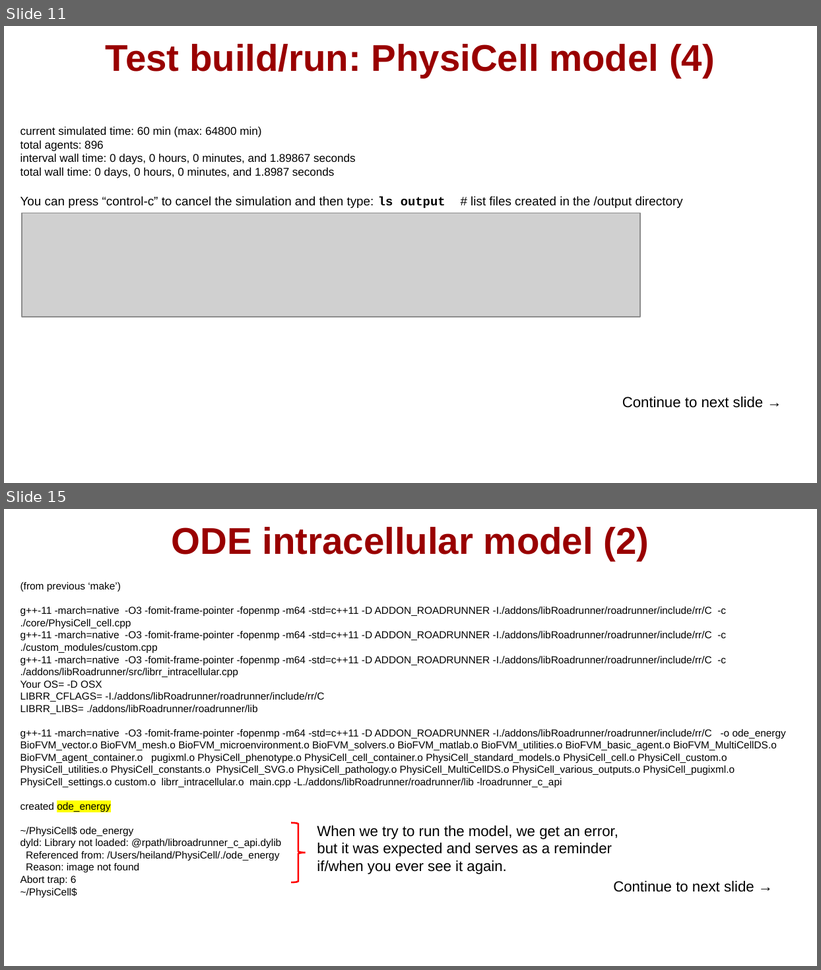
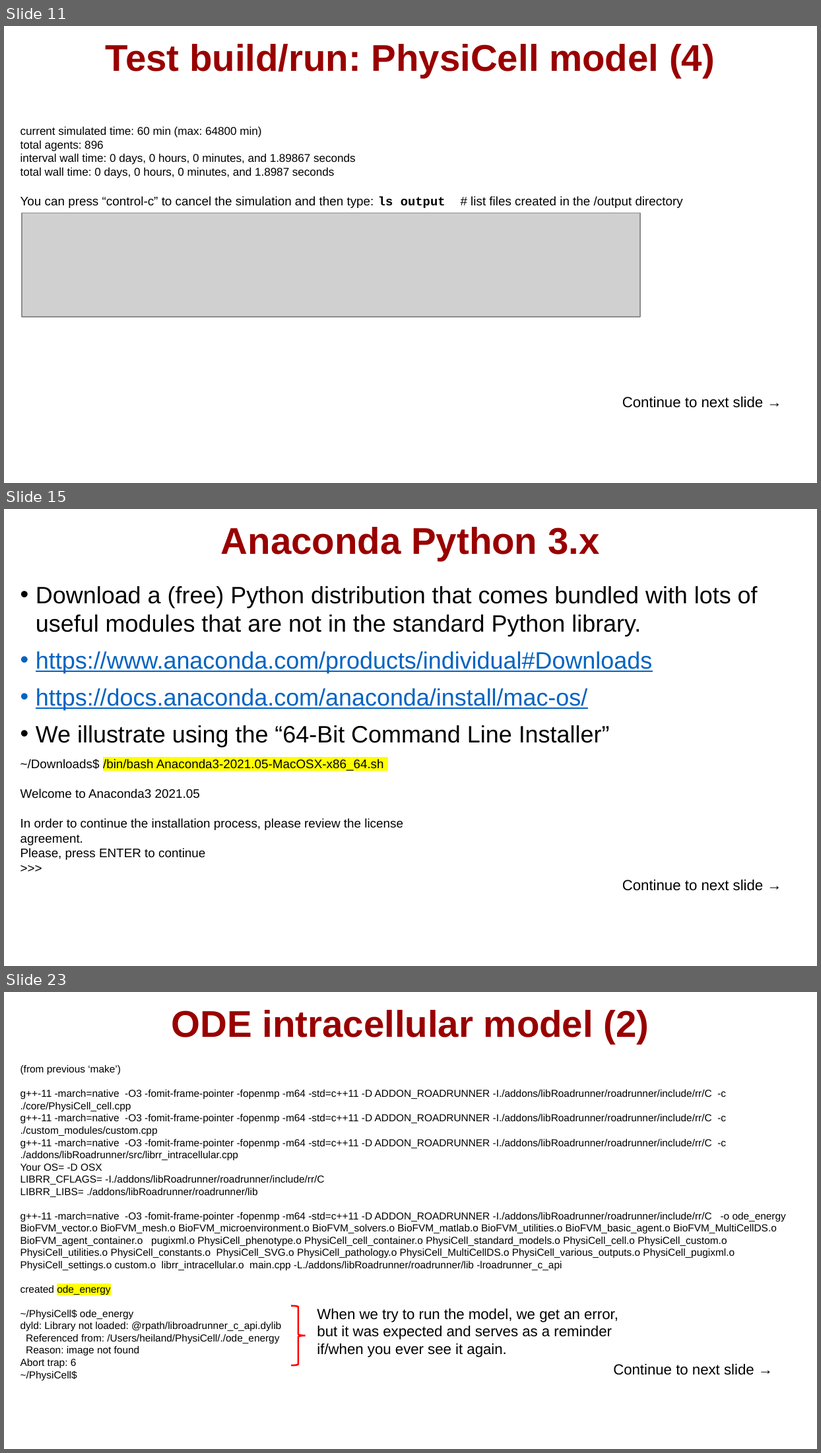
Before and after one commit to physicell-training/ws2021, a slide deck: pptx_source/PhysiCell_ws2021_macOS_setup.pptx. Shown one above the other, each under a label of ours: slides 11 and 15 before the commit, slides 11, 15 and 23 after it; the slides between them are not shown. The pictures are 821x970 and 821x1453 pixels, drawn with LibreOffice and Linux fonts; fonts in the diff are those of the drawing; grey boxes stand for pictures; background and template pictures are left out. Boxes give left, top, right and bottom in pixels: in the first picture for what was removed or moved away, otherwise in the second. Text is boxed around its words. In the diff, an @@ line names an element or a change of style, - is before the commit and + after.

```diff
--- a/pptx_source/PhysiCell_ws2021_macOS_setup.pptx
+++ b/pptx_source/PhysiCell_ws2021_macOS_setup.pptx
@@ slide 15 added at (4,509,817,966), background #FFFFFF @@
@@ title added at (221,527,599,560), 33 pt, text #990000, bold @@
+Anaconda Python 3.x
@@ text added at (20,586,758,860), 21 pt, text #000000 @@
+• Download a (free) Python distribution that comes bundled with lots of useful modules that are not in the standard Python library.
+• https://www.anaconda.com/products/individual#Downloads
+• https://docs.anaconda.com/anaconda/install/mac-os/
+• We illustrate using the “64-Bit Command Line Installer”
+~/Downloads$ /bin/bash Anaconda3-2021.05-MacOSX-x86_64.sh
+Welcome to Anaconda3 2021.05
+In order to continue the installation process, please review the license
+agreement.
+Please, press ENTER to continue
+>>>
@@ text added at (622,880,764,891), 13 pt, text #000000 @@
+Continue to next slide →
@@ what was slide 15 is now slide 23 @@
```
Also in this commit, not shown: 4 slides changed, 8 other slides added.
